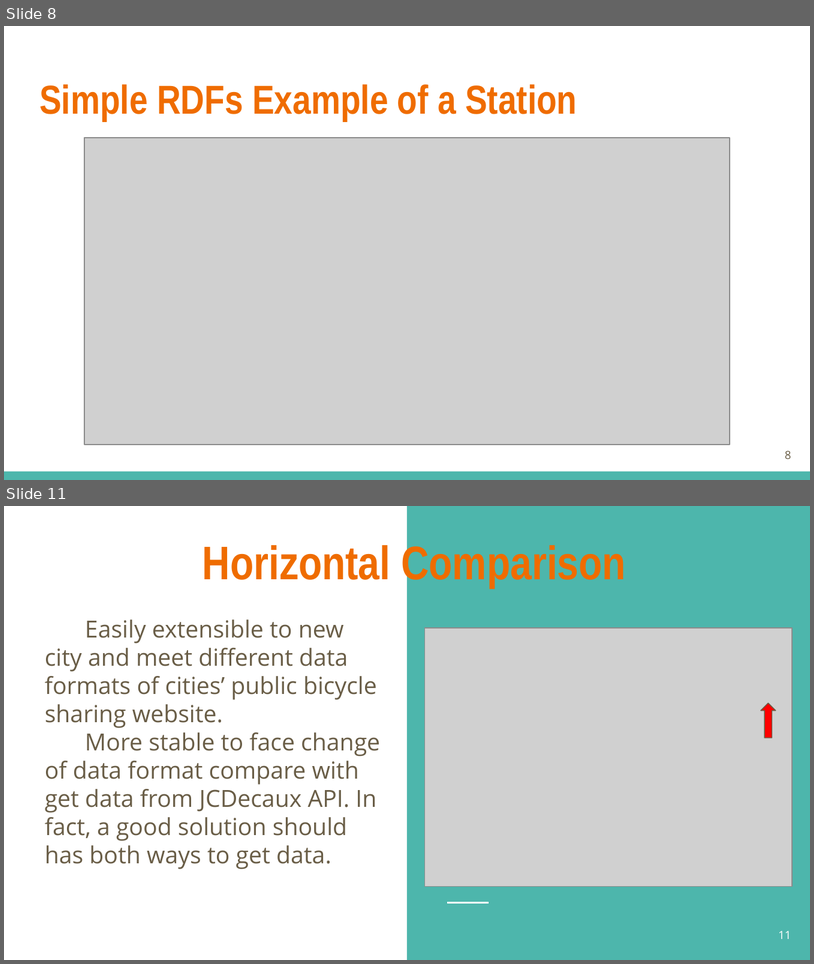
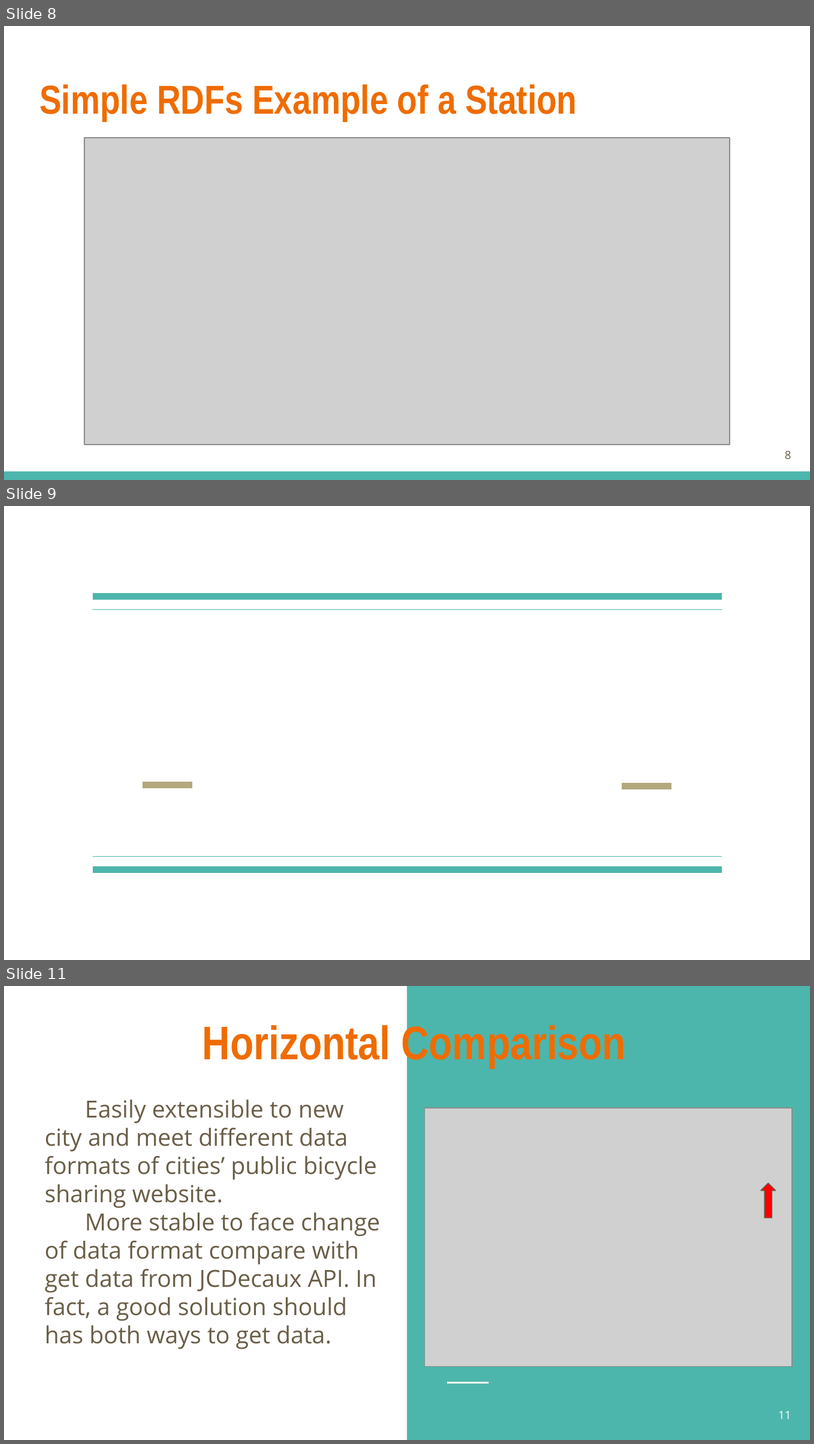
Before and after one commit to rgmprabodha/semanticwebroject, a slide deck: Public Bike System Equiped by Semantic Web.pptx. Shown one above the other, each under a label of ours: slides 8 and 11 before the commit, slides 8, 9 and 11 after it; the slides between them are not shown. The pictures are 814x964 and 814x1444 pixels, drawn with LibreOffice and Linux fonts; fonts in the diff are those of the drawing; grey boxes stand for pictures. Boxes give left, top, right and bottom in pixels: in the first picture for what was removed or moved away, otherwise in the second. Text is boxed around its words. In the diff, an @@ line names an element or a change of style, - is before the commit and + after.

```diff
--- a/Public Bike System Equiped by Semantic Web.pptx
+++ b/Public Bike System Equiped by Semantic Web.pptx
@@ slide 9 added at (4, 506, 810, 960), background #FFFFFF @@
@@ line added from (722, 597) to (93, 597), #4DB6AC 6 pt @@
@@ line added from (722, 609) to (93, 609), #4DB6AC 0.75 pt @@
@@ line added from (143, 784) to (192, 784), #B3A77D 6 pt @@
@@ line added from (622, 786) to (672, 786), #B3A77D 6 pt @@
@@ line added from (93, 856) to (722, 856), #4DB6AC 0.75 pt @@
@@ line added from (93, 870) to (722, 870), #4DB6AC 6 pt @@
```
Also in this commit, not shown: 1 slide changed, 1 slide removed, 4 other files.
